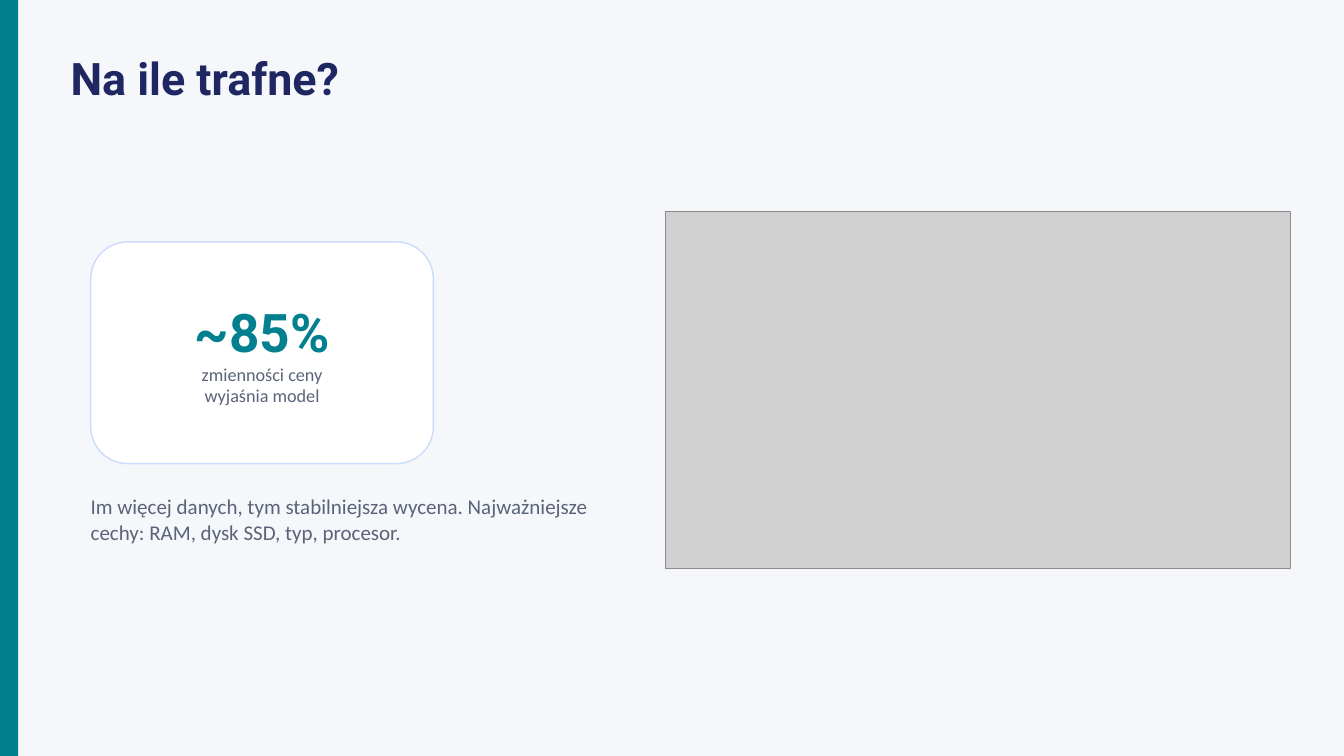
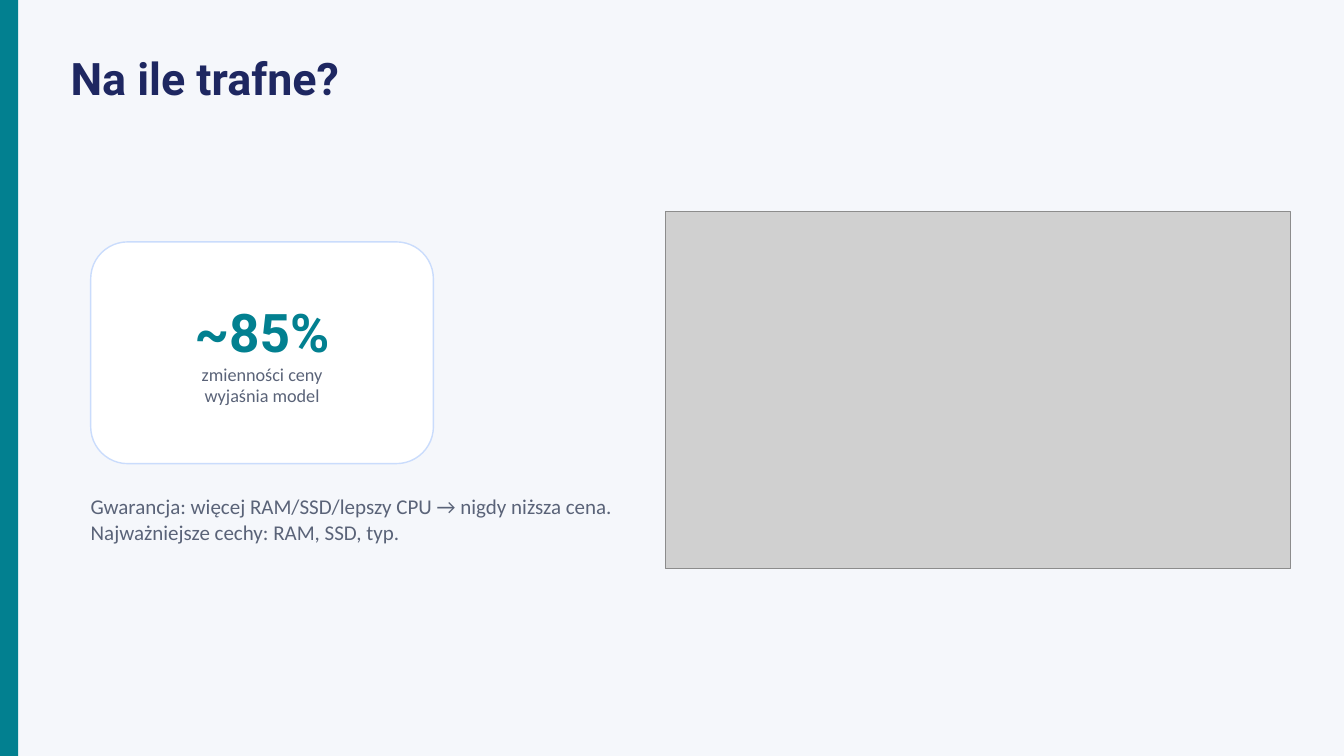
Before and after one commit to nimzoi/SUML-project, a slide deck: slide 4 of slides.pptx. Drawn at 1344x756 pixels with LibreOffice and Linux fonts; fonts in the diff are those of the drawing; grey boxes stand for pictures. Boxes give left, top, right and bottom in pixels: in the first picture for what was removed or moved away, otherwise in the second. Text is boxed around its words. In the diff, an @@ line names an element or a change of style, - is before the commit and + after.

Commit message:
sync docs + slides for monotonicity

```diff
--- a/slides.pptx
+++ b/slides.pptx
@@ text at box(91, 499, 612, 544): text changed @@
-Im więcej danych, tym stabilniejsza wycena. Najważniejsze cechy: RAM, dysk SSD, typ, procesor.
+Gwarancja: więcej RAM/SSD/lepszy CPU → nigdy niższa cena. Najważniejsze cechy: RAM, SSD, typ.
```
Also in this commit, not shown: 6 other files.
